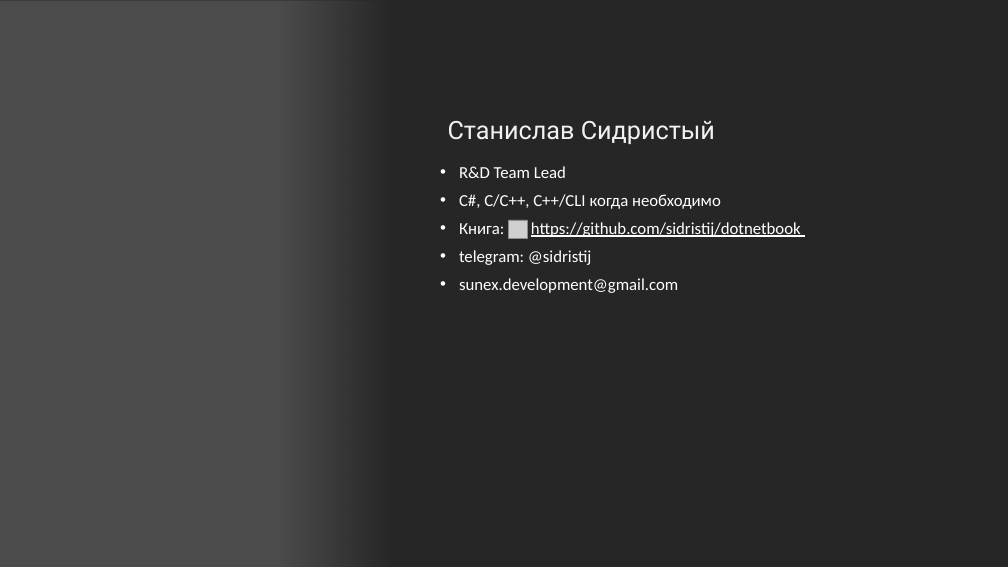
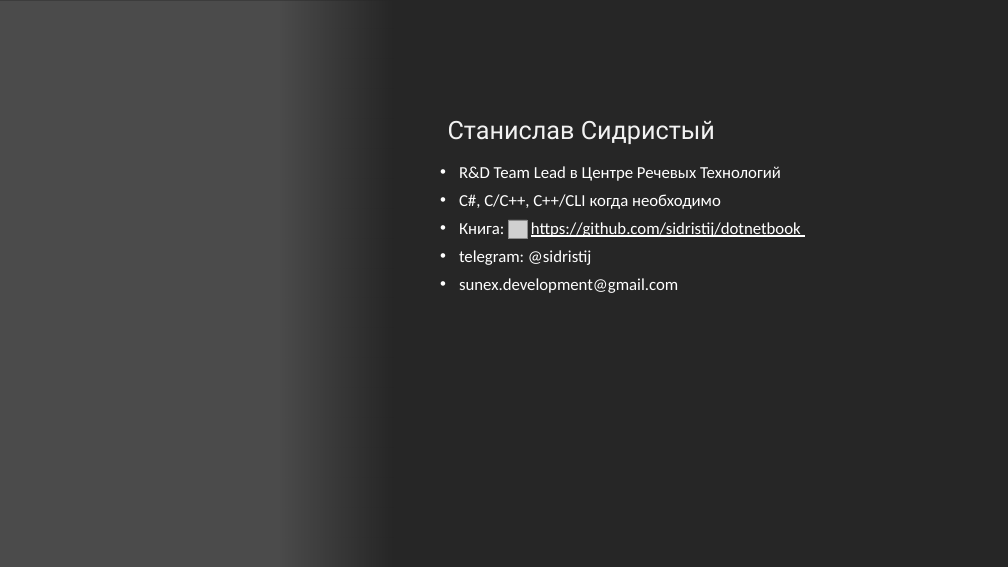
Before and after one commit to sidristij/dotnext-online-2021, a slide deck: slide 2 of 00-dotnext-threadpool.pptx. Drawn at 1008x567 pixels with LibreOffice and Linux fonts; fonts in the diff are those of the drawing; grey boxes stand for pictures; background and template pictures are left out. Boxes give left, top, right and bottom in pixels: in the first picture for what was removed or moved away, otherwise in the second. Text is boxed around its words. In the diff, an @@ line names an element or a change of style, - is before the commit and + after.

```diff
--- a/00-dotnext-threadpool.pptx
+++ b/00-dotnext-threadpool.pptx
@@ text at (459,166,781,181): text changed @@
-• R&D Team Lead
+• R&D Team Lead в Центре Речевых Технологий
```
Also in this commit, not shown: 3 other slides changed, 13 slides added, 22 slides removed.
